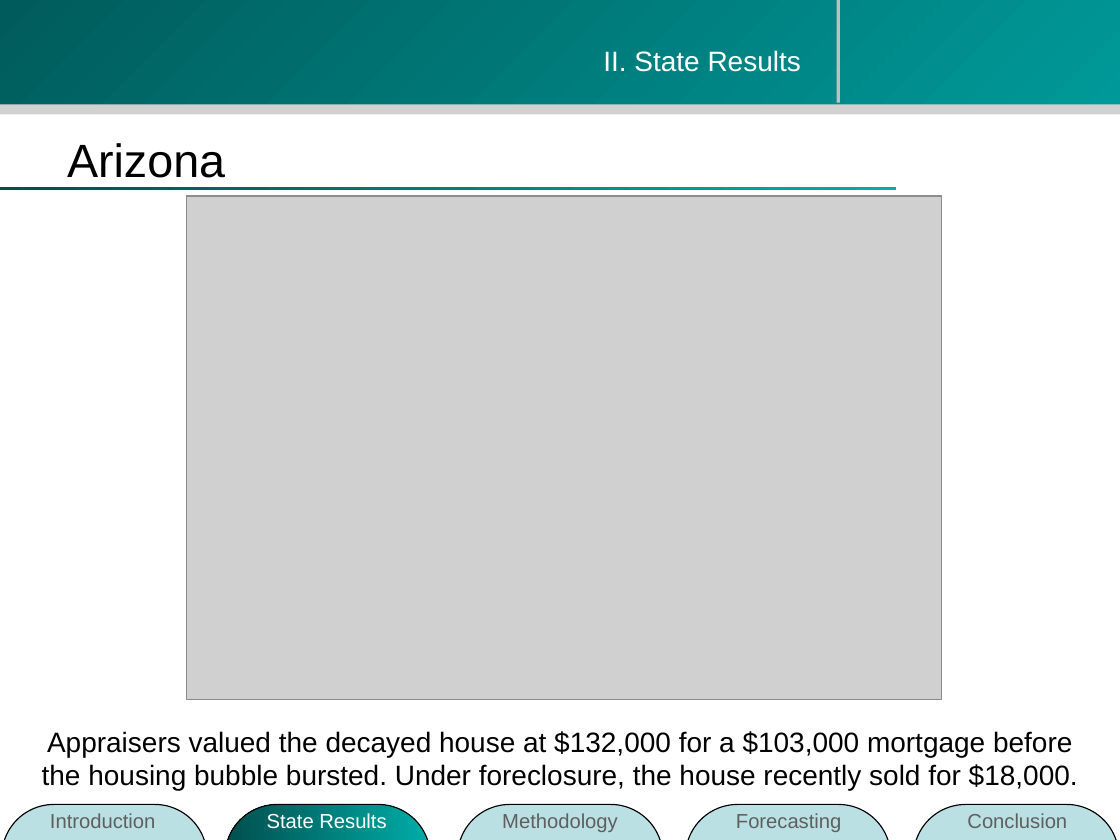
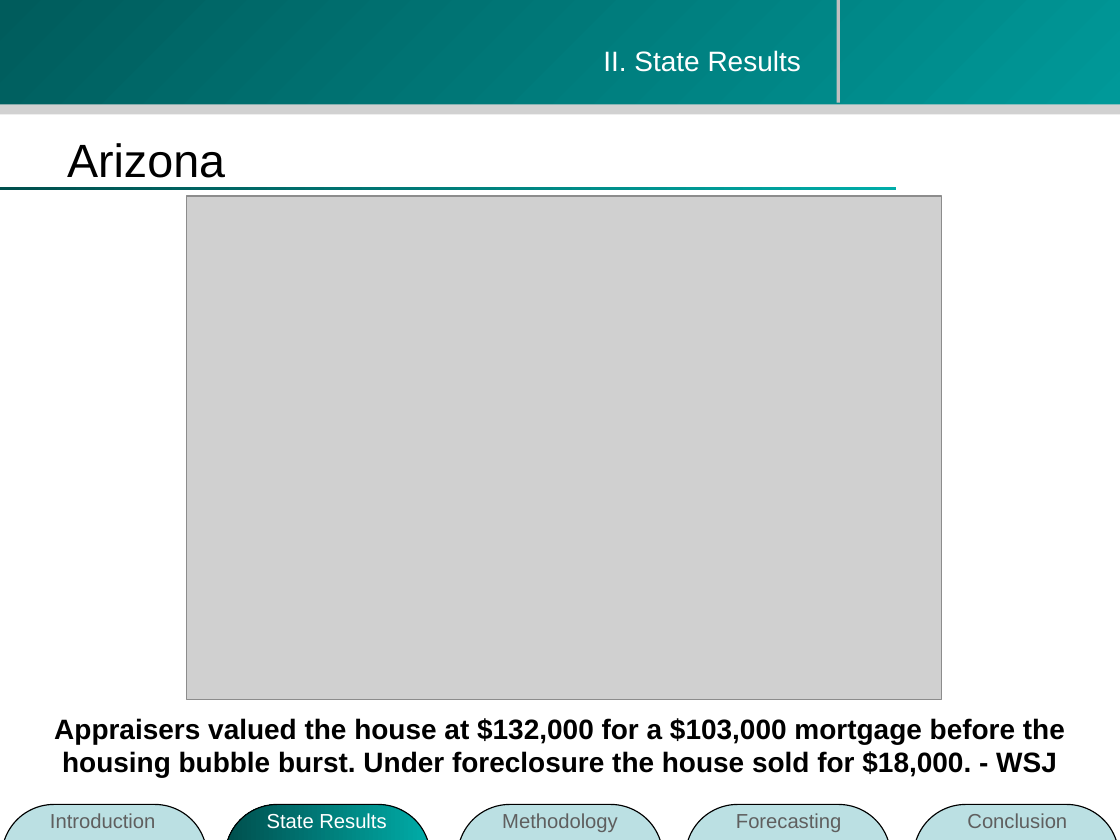
Before and after one commit to zhouzhenghui/svnrepository, a slide deck: slide 10 of SVNRepository/Presentation/M.Eng Final Presentation-take2.ppt. Drawn at 1120x840 pixels with LibreOffice and Linux fonts; fonts in the diff are those of the drawing; grey boxes stand for pictures; background and template pictures are left out. Boxes give left, top, right and bottom in pixels: in the first picture for what was removed or moved away, otherwise in the second. Text is boxed around its words. In the diff, an @@ line names an element or a change of style, - is before the commit and + after.

```diff
--- a/SVNRepository/Presentation/M.Eng Final Presentation-take2.ppt
+++ b/SVNRepository/Presentation/M.Eng Final Presentation-take2.ppt
@@ text at [54, 718, 1065, 777]: text changed; bold on @@
-Appraisers valued the decayed house at $132,000 for a $103,000 mortgage before the housing bubble bursted. Under foreclosure, the house recently sold for $18,000.
+Appraisers valued the house at $132,000 for a $103,000 mortgage before the housing bubble burst. Under foreclosure the house sold for $18,000. - WSJ
```
Also in this commit, not shown: 4 other slides changed, 1 slide added, 9 slides removed.
